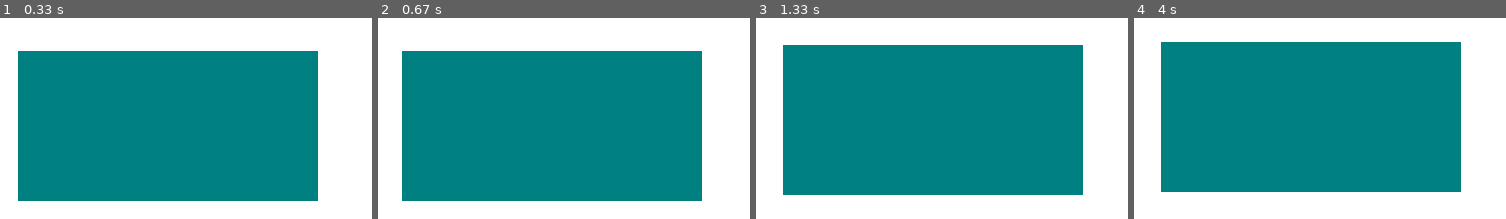
Above: before the commit, frames 1-4 (left to right).
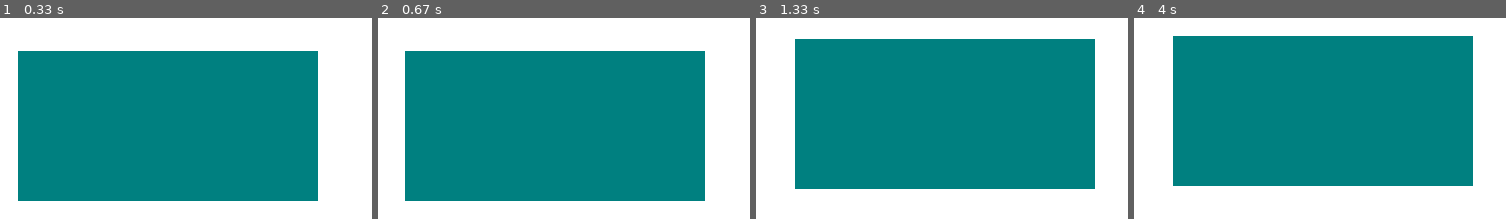
Above: after the commit, the same moments.

Repository: Hjhawley/TechClass
Game: pygame game, started from Python-II/unit3-PyGame/3.3-pygame-input.py
Same seed, same stepped clock (60 frames per second), same inputs: the game is played once before the commit and once after it.
Inputs:
- Up to frame 1 (0.33 s): no input
- Up to frame 2 (0.67 s): hold Right from 0.33 s (still down)
- Up to frame 3 (1.33 s): release Right at 0.8 s; hold Up 0.83-1.13 s; hold Right from 1.17 s (still down)
- Up to frame 4 (4 s): release Right at 1.63 s; hold Left 1.67-2.2 s; hold Down 2.23-2.53 s; hold Left 2.57-2.97 s; hold Up 3-3.37 s; hold Right from 3.4 s (still down)

Frame 1 is identical in both runs. In frame 2, 1.2% of the frame differs, in the area x 6-88%, y 16-92%; in frame 3, 9.4%, in the area x 7-92%, y 10-89%; in frame 4, 9.4%.

Commit message:
Minor changes

Diff:
--- a/Python-II/unit3-PyGame/3.3-pygame-input.py
+++ b/Python-II/unit3-PyGame/3.3-pygame-input.py
@@ -40,20 +40,20 @@
 
     # Move the rectangle left if the left arrow key is pressed
     if keys[pygame.K_LEFT]:
-        rect_x -= .1  # Move left by decreasing the x-coordinate by .1 pixels
+        rect_x -= .2  # Move left by decreasing the x-coordinate by .1 pixels
         # We pick a very small number because it will move by that amount every single frame the key is being held
 
     # Move the rectangle right if the right arrow key is pressed
     if keys[pygame.K_RIGHT]:
-        rect_x += .1  # Move right by increasing the x-coordinate
+        rect_x += .2  # Move right by increasing the x-coordinate
 
     # Move the rectangle up if the up arrow key is pressed
     if keys[pygame.K_UP]:
-        rect_y -= .1  # Move up by decreasing the y-coordinate
+        rect_y -= .2  # Move up by decreasing the y-coordinate
 
     # Move the rectangle down if the down arrow key is pressed
     if keys[pygame.K_DOWN]:
-        rect_y += .1  # Move down by increasing the y-coordinate
+        rect_y += .2  # Move down by increasing the y-coordinate
 
     # Fill the screen with white
     # Before drawing anything, we clear the screen by filling it with a background color.
--- a/Python-II/unit3-PyGame/3.4-pygame-sound.py
+++ b/Python-II/unit3-PyGame/3.4-pygame-sound.py
@@ -44,9 +44,11 @@
     # Fill the screen with black before drawing anything new.
     screen.fill((0, 0, 0))
 
-    # Blit the text onto the screen
-    # The text will be centered at the top of the window.
-    screen.blit(text_surface, (screen.get_width() // 2 - text_surface.get_width() // 2, 50))
+    # Blit the text onto the center of the screen
+    screen.blit(text_surface, (
+        screen.get_width() // 2 - text_surface.get_width() // 2,  # Center horizontally
+        screen.get_height() // 2 - text_surface.get_height() // 2  # Center vertically
+    ))
 
     # Update the display
     # Finally, we update the display to reflect any changes.
